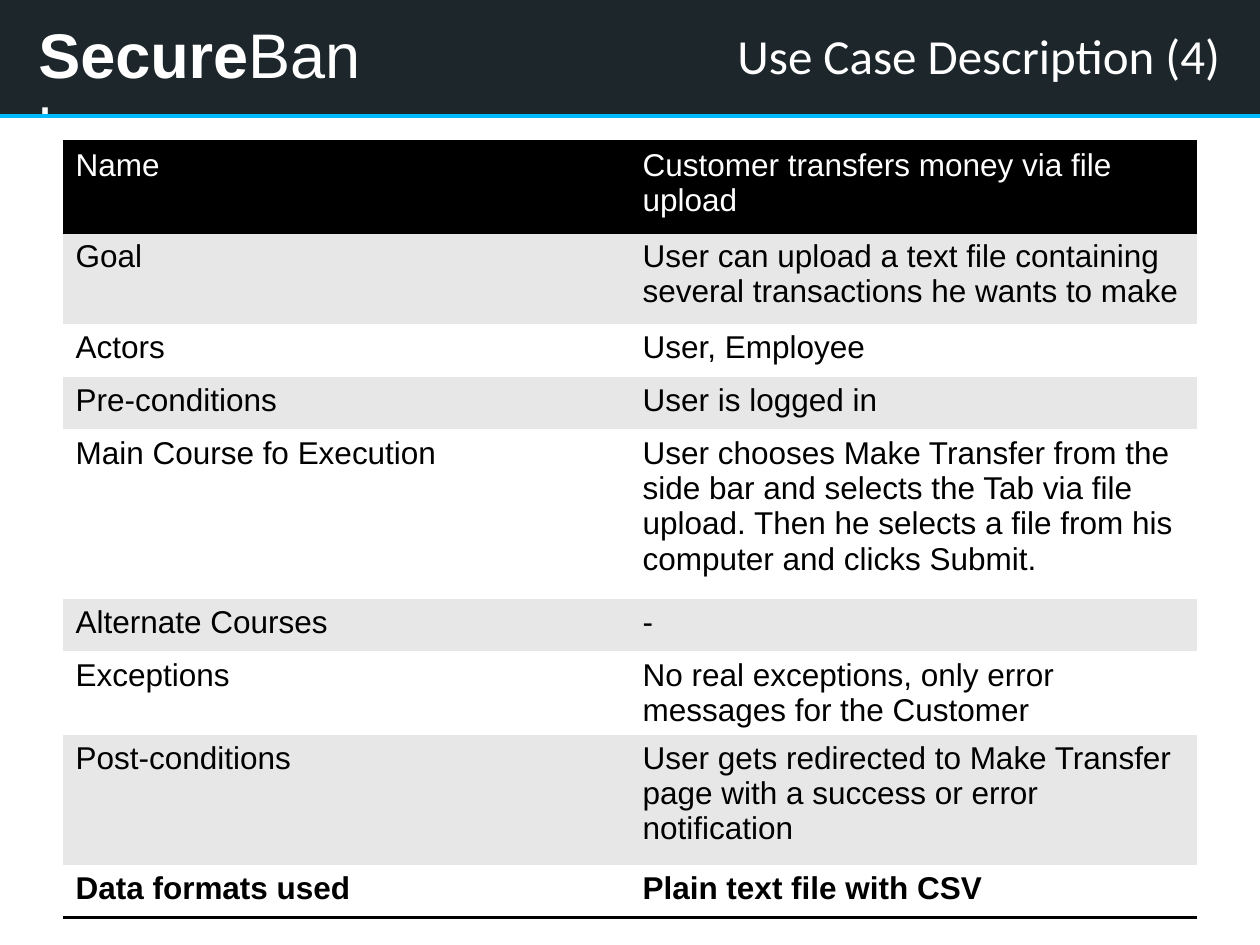
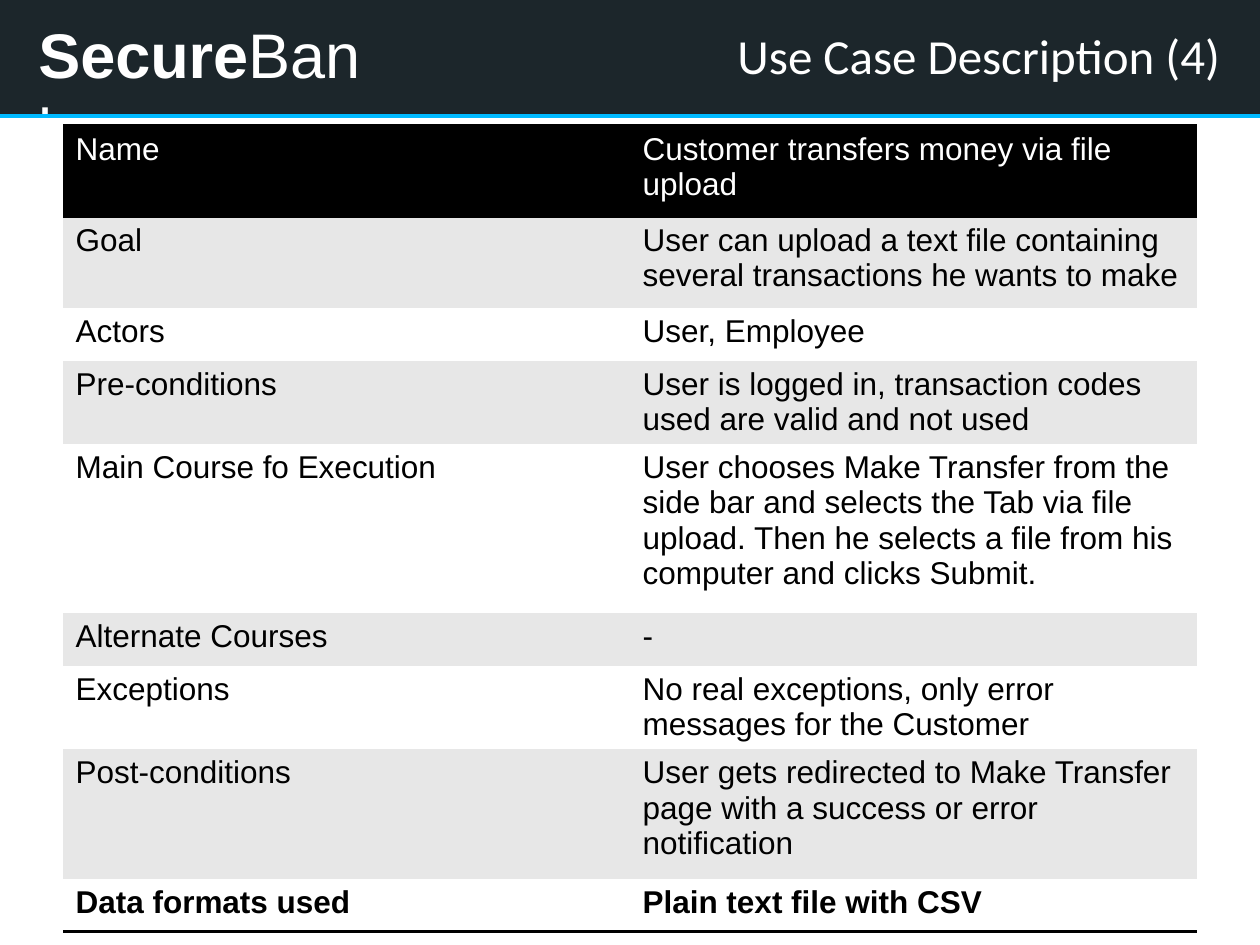
Before and after one commit to kwuerl/secure-coding-team-8, a slide deck: slide 11 of presentation1.pptx. Drawn at 1260x945 pixels with LibreOffice and Linux fonts; fonts in the diff are those of the drawing. Boxes give left, top, right and bottom in pixels: in the first picture for what was removed or moved away, otherwise in the second. Text is boxed around its words. In the diff, an @@ line names an element or a change of style, - is before the commit and + after.

Commit message:
added use case for money transfer via HTML form

```diff
--- a/presentation1.pptx
+++ b/presentation1.pptx
@@ table at (63, 126, 1197, 942) @@
-row 4, column 2: User is logged in
+row 4, column 2: User is logged in, transaction codes used are valid and not used
@@ table: place and size @@
-table at (63, 141, 1197, 922)
+table at (63, 126, 1197, 942)
```
Also in this commit, not shown: 1 other slide changed, 1 slide added.
